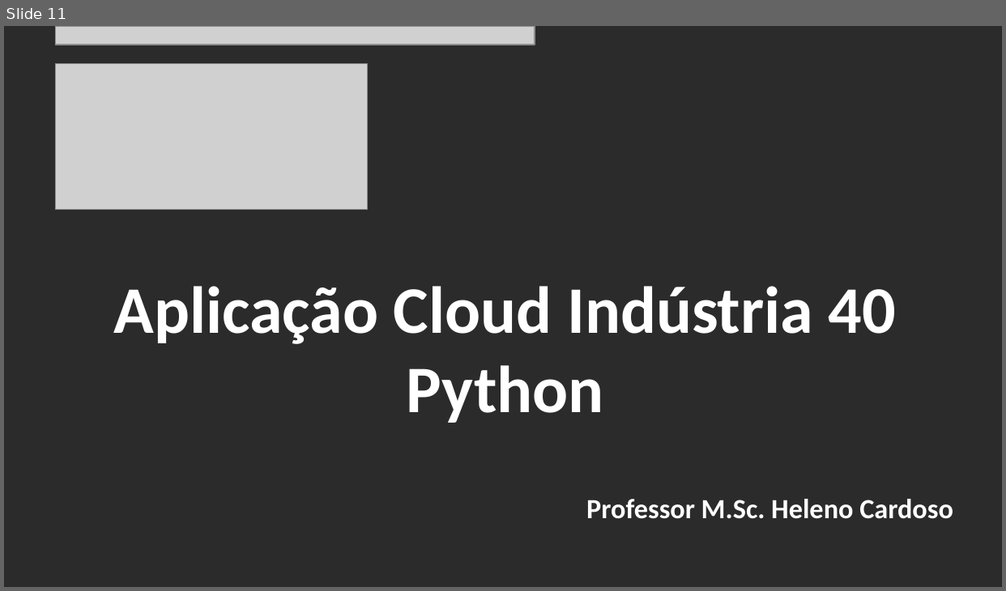
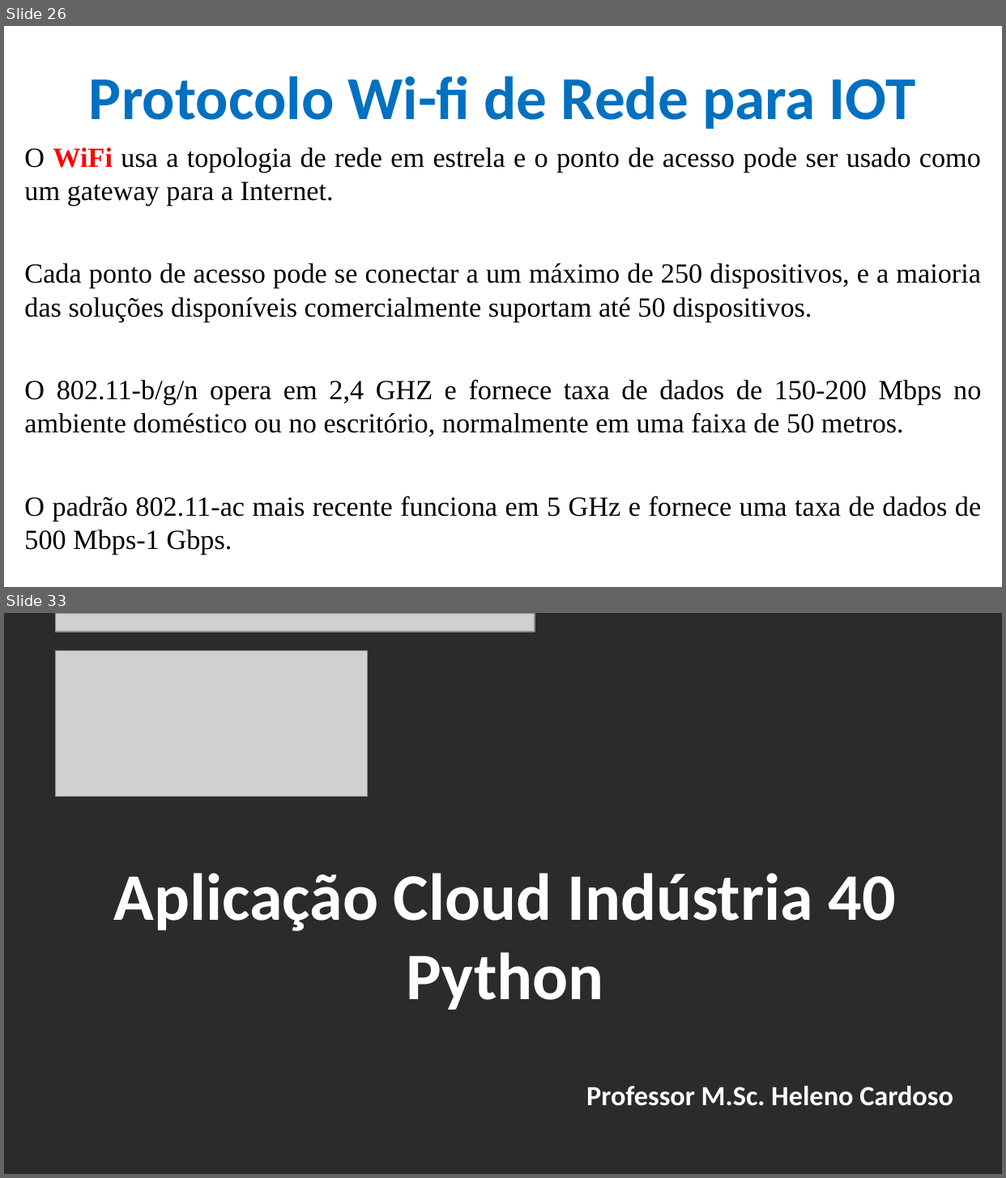
Before and after one commit to CloudEducationBrazil/WydenArea1AplicacaoCloudIndustria40Python, a slide deck: 01 Classes/Aula 02 - Aplicação Cloud Indústria 40 Python.pptx. Shown one above the other, each under a label of ours: slide 11 before the commit, slides 26 and 33 after it; the slides between them are not shown. The pictures are 1006x591 and 1006x1178 pixels, drawn with LibreOffice and Linux fonts; fonts in the diff are those of the drawing; grey boxes stand for pictures; background and template pictures are left out; a plain dark background stands for a picture behind light text. Boxes give left, top, right and bottom in pixels: in the first picture for what was removed or moved away, otherwise in the second. Text is boxed around its words. In the diff, an @@ line names an element or a change of style, - is before the commit and + after.

```diff
--- a/01 Classes/Aula 02 - Aplicação Cloud Indústria 40 Python.pptx
+++ b/01 Classes/Aula 02 - Aplicação Cloud Indústria 40 Python.pptx
@@ slide 26 added at (x1=4, y1=26, x2=1002, y2=587), background picture (left out) @@
@@ title added at (x1=89, y1=76, x2=916, y2=129), 44 pt, text #0070C0, bold @@
+Protocolo Wi-fi de Rede para IOT
@@ text added at (x1=24, y1=148, x2=981, y2=555), 20 pt, text #000000 @@
+O WiFi usa a topologia de rede em estrela e o ponto de acesso pode ser usado como um gateway para a Internet.
+Cada ponto de acesso pode se conectar a um máximo de 250 dispositivos, e a maioria das soluções disponíveis comercialmente suportam até 50 dispositivos.
+O 802.11-b/g/n opera em 2,4 GHZ e fornece taxa de dados de 150-200 Mbps no ambiente doméstico ou no escritório, normalmente em uma faixa de 50 metros.
+O padrão 802.11-ac mais recente funciona em 5 GHz e fornece uma taxa de dados de 500 Mbps-1 Gbps.
@@ what was slide 11 is now slide 33 @@
```
Also in this commit, not shown: 8 slides changed, 21 other slides added, 2 other files.
